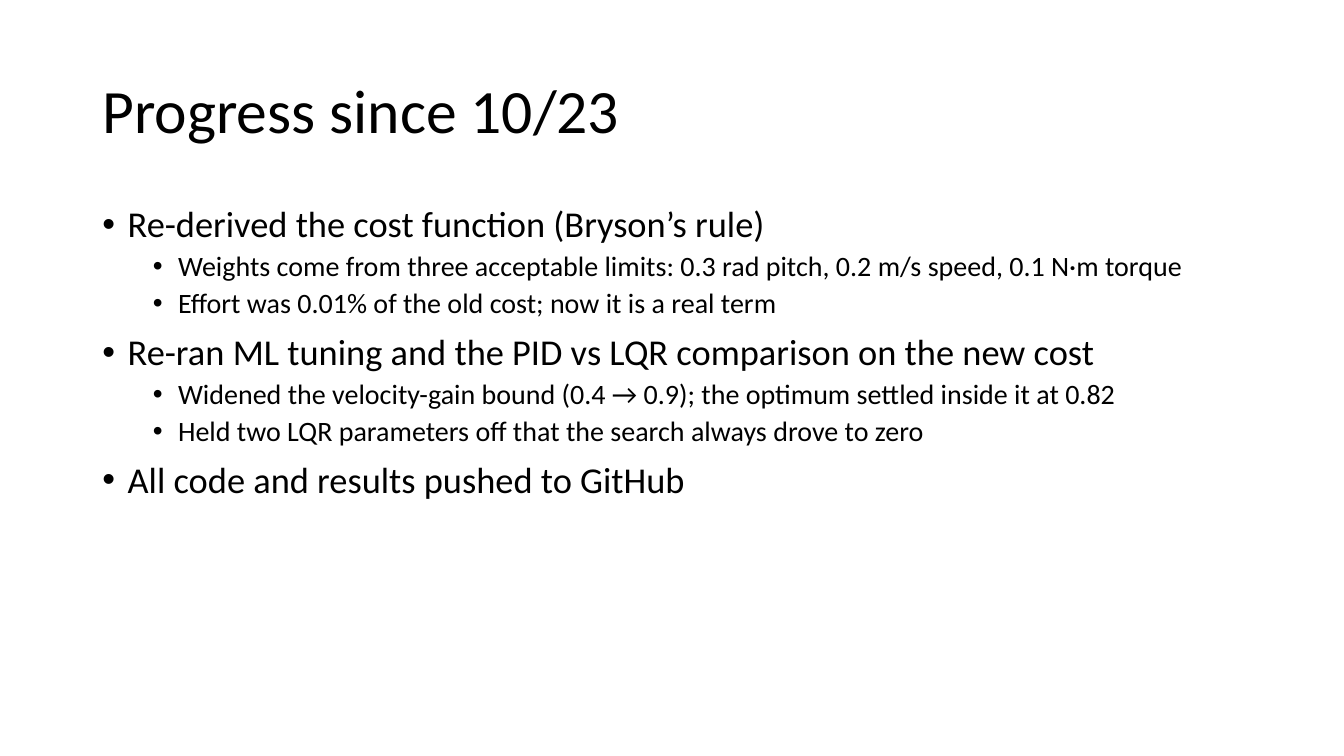
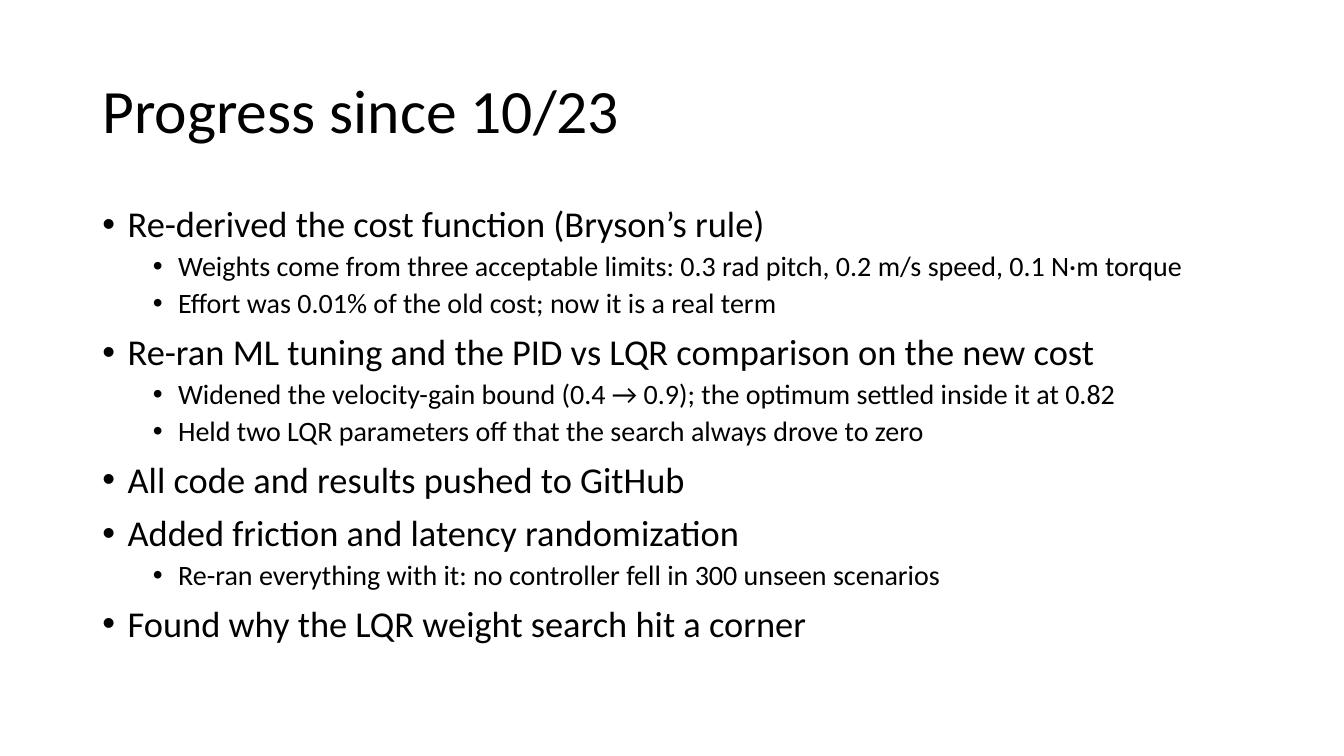
Before and after one commit to evandm4/engr-10301h-balancing-robot, a slide deck: slide 3 of docs/Evan Moore Progress Update.pptx. Drawn at 1344x756 pixels with LibreOffice and Linux fonts; fonts in the diff are those of the drawing. Boxes give left, top, right and bottom in pixels: in the first picture for what was removed or moved away, otherwise in the second. Text is boxed around its words. In the diff, an @@ line names an element or a change of style, - is before the commit and + after.

```diff
--- a/docs/Evan Moore Progress Update.pptx
+++ b/docs/Evan Moore Progress Update.pptx
@@ text at (x1=128, y1=520, x2=940, y2=644): paragraphs added @@
+• Added friction and latency randomization
+  • Re-ran everything with it: no controller fell in 300 unseen scenarios
+• Found why the LQR weight search hit a corner
```
Also in this commit, not shown: 3 other slides changed, 1 slide added, 59 other files.
